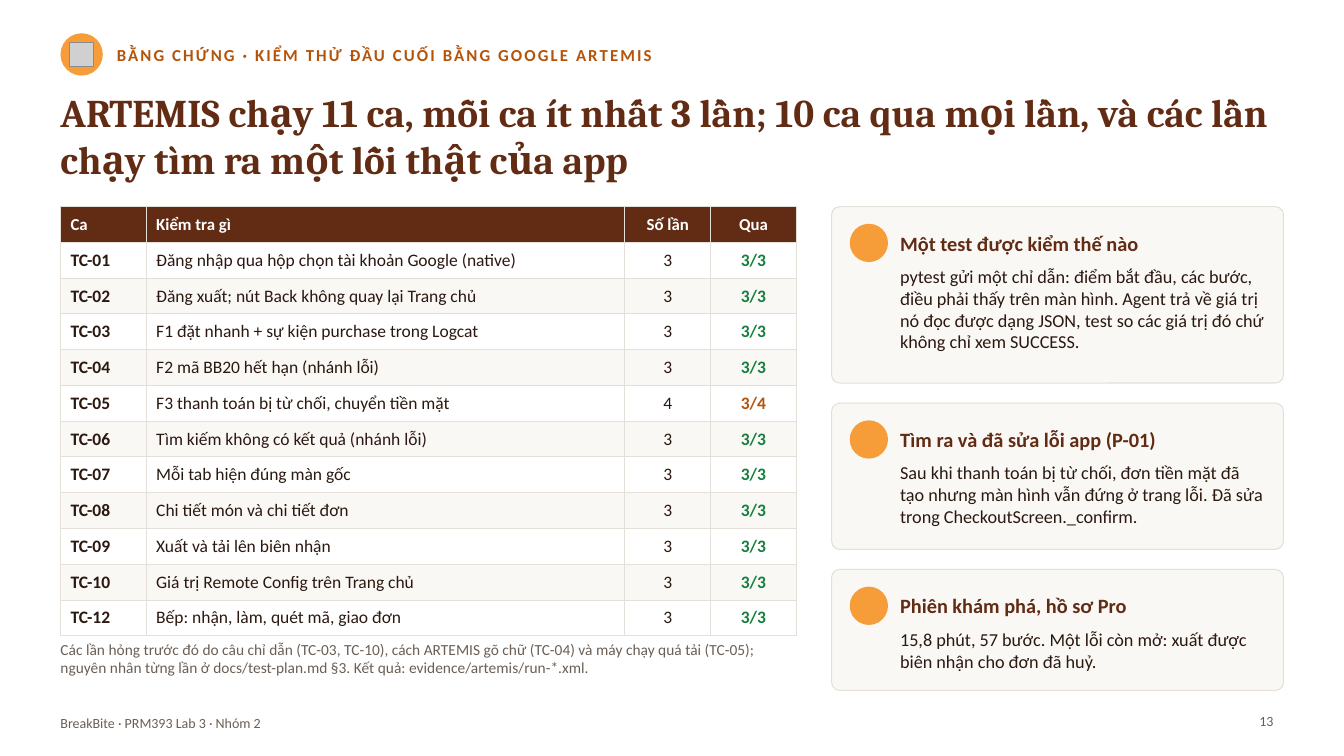
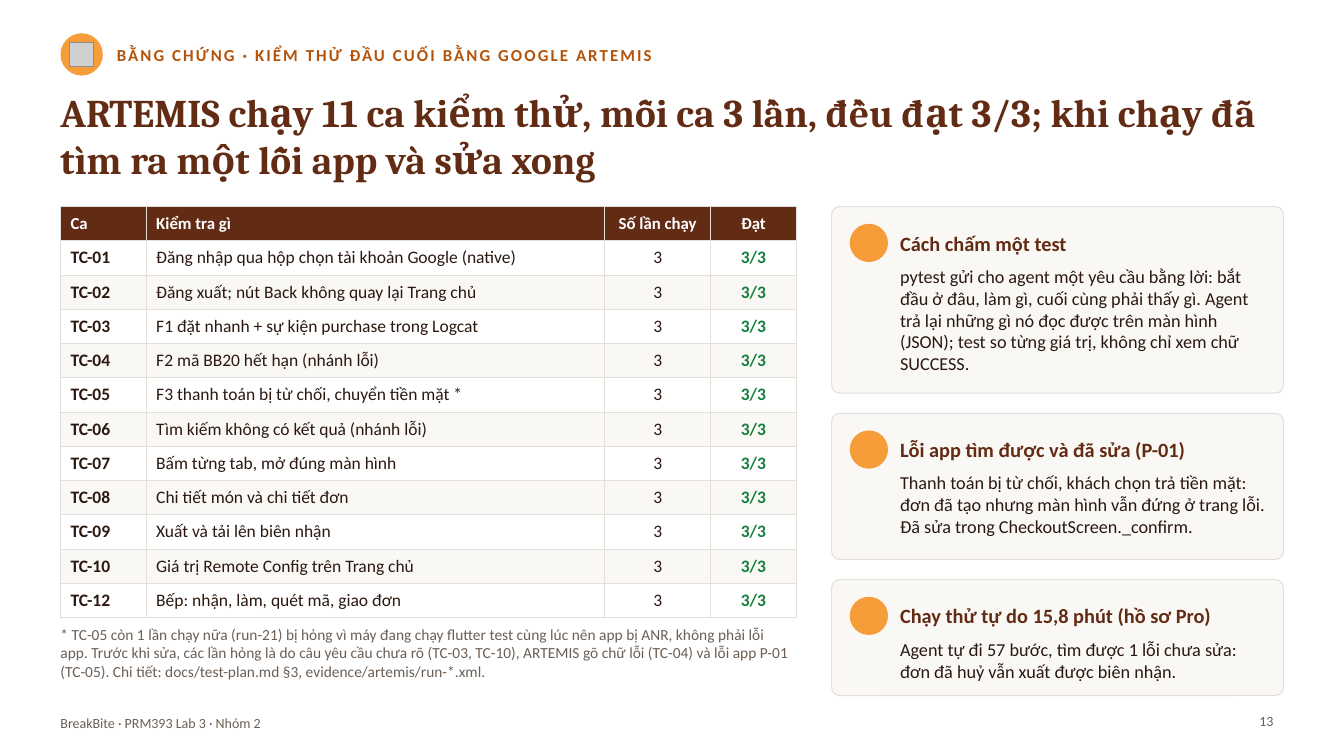
Before and after one commit to baonv0817/PRM393_Lab03_Group2, a slide deck: slide 13 of slides/Lab03_SE193905_slides.pptx. Drawn at 1344x756 pixels with LibreOffice and Linux fonts; fonts in the diff are those of the drawing; grey boxes stand for pictures; background and template pictures are left out. Boxes give left, top, right and bottom in pixels: in the first picture for what was removed or moved away, otherwise in the second. Text is boxed around its words. In the diff, an @@ line names an element or a change of style, - is before the commit and + after.

```diff
--- a/slides/Lab03_SE193905_slides.pptx
+++ b/slides/Lab03_SE193905_slides.pptx
@@ text at (x1=60, y1=99, x2=1255, y2=183): text changed @@
-ARTEMIS chạy 11 ca, mỗi ca ít nhất 3 lần; 10 ca qua mọi lần, và các lần chạy tìm ra một lỗi thật của app
+ARTEMIS chạy 11 ca kiểm thử, mỗi ca 3 lần, đều đạt 3/3; khi chạy đã tìm ra một lỗi app và sửa xong
@@ table at (x1=60, y1=207, x2=797, y2=613) @@
-row 1, column 3: Số lần
+row 1, column 3: Số lần chạy
-row 1, column 4: Qua
+row 1, column 4: Đạt
-row 6: TC-05 | F3 thanh toán bị từ chối, chuyển tiền mặt | 4 | 3/4
+row 6: TC-05 | F3 thanh toán bị từ chối, chuyển tiền mặt * | 3 | 3/3
-row 8, column 2: Mỗi tab hiện đúng màn gốc
+row 8, column 2: Bấm từng tab, mở đúng màn hình
@@ rounded rectangle resized from (x1=832, y1=207, x2=1284, y2=383) to (x1=832, y1=207, x2=1284, y2=393) @@
@@ rounded rectangle at (x1=832, y1=207, x2=1284, y2=393): proportions changed @@
@@ text at (x1=900, y1=235, x2=1067, y2=255): text changed @@
-Một test được kiểm thế nào
+Cách chấm một test
@@ text at (x1=900, y1=268, x2=1248, y2=370): text changed @@
-pytest gửi một chỉ dẫn: điểm bắt đầu, các bước, điều phải thấy trên màn hình. Agent trả về giá trị nó đọc được dạng JSON, test so các giá trị đó chứ không chỉ xem SUCCESS.
+pytest gửi cho agent một yêu cầu bằng lời: bắt đầu ở đâu, làm gì, cuối cùng phải thấy gì. Agent trả lại những gì nó đọc được trên màn hình (JSON); test so từng giá trị, không chỉ xem chữ SUCCESS.
@@ text at (x1=900, y1=440, x2=1185, y2=461): text changed @@
-Tìm ra và đã sửa lỗi app (P-01)
+Lỗi app tìm được và đã sửa (P-01)
@@ text at (x1=900, y1=475, x2=1264, y2=536): text changed @@
-Sau khi thanh toán bị từ chối, đơn tiền mặt đã tạo nhưng màn hình vẫn đứng ở trang lỗi. Đã sửa trong CheckoutScreen._confirm.
+Thanh toán bị từ chối, khách chọn trả tiền mặt: đơn đã tạo nhưng màn hình vẫn đứng ở trang lỗi. Đã sửa trong CheckoutScreen._confirm.
@@ rounded rectangle at (x1=832, y1=580, x2=1284, y2=696): proportions changed @@
@@ rounded rectangle resized from (x1=832, y1=570, x2=1284, y2=691) to (x1=832, y1=580, x2=1284, y2=696) @@
@@ 2 ellipses, 1 rounded rectangle moved together from (x1=832, y1=403, x2=1284, y2=625) to (x1=832, y1=413, x2=1284, y2=635) @@
@@ text at (x1=60, y1=627, x2=788, y2=680): text changed @@
-Các lần hỏng trước đó do câu chỉ dẫn (TC-03, TC-10), cách ARTEMIS gõ chữ (TC-04) và máy chạy quá tải (TC-05); nguyên nhân từng lần ở docs/test-plan.md §3. Kết quả: evidence/artemis/run-*.xml.
+* TC-05 còn 1 lần chạy nữa (run-21) bị hỏng vì máy đang chạy flutter test cùng lúc nên app bị ANR, không phải lỗi app. Trước khi sửa, các lần hỏng là do câu yêu cầu chưa rõ (TC-03, TC-10), ARTEMIS gõ chữ lỗi (TC-04) và lỗi app P-01 (TC-05). Chi tiết: docs/test-plan.md §3, evidence/artemis/run-*.xml.
@@ text at (x1=900, y1=607, x2=1211, y2=627): text changed @@
-Phiên khám phá, hồ sơ Pro
+Chạy thử tự do 15,8 phút (hồ sơ Pro)
@@ text at (x1=900, y1=641, x2=1237, y2=681): text changed @@
-15,8 phút, 57 bước. Một lỗi còn mở: xuất được biên nhận cho đơn đã huỷ.
+Agent tự đi 57 bước, tìm được 1 lỗi chưa sửa: đơn đã huỷ vẫn xuất được biên nhận.
```
Also in this commit, not shown: 14 other slides changed, 2 other files.
